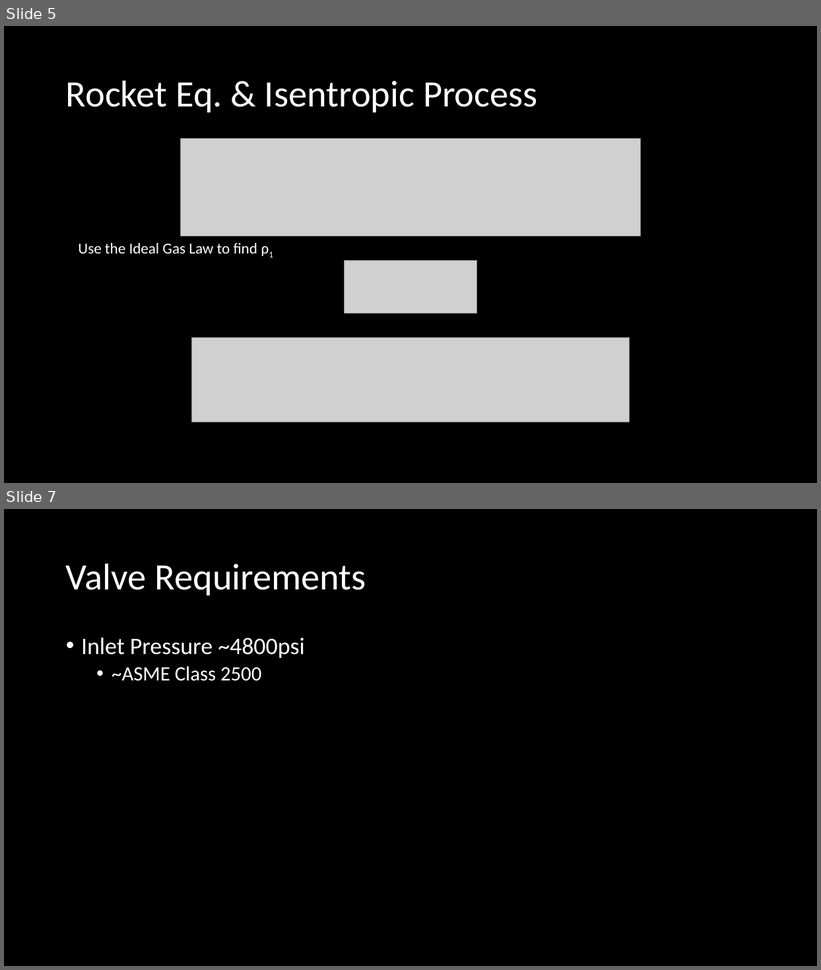
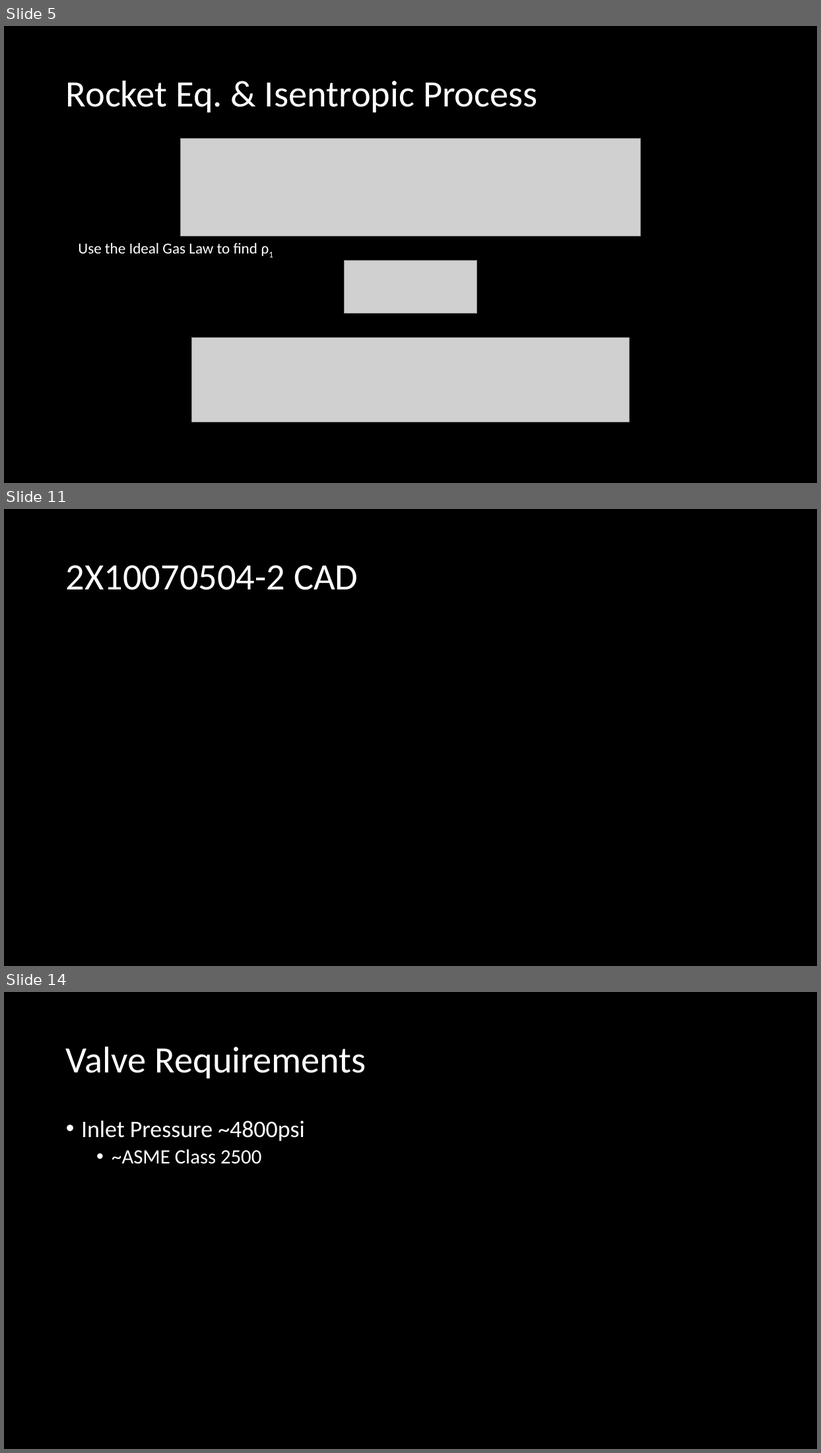
Before and after one commit to Kent1701/Cal_Poly_SLO_Hyperloop_Propulsion_2019_2020, a slide deck: Presentations/CDR_Prop.pptx. Shown one above the other, each under a label of ours: slides 5 and 7 before the commit, slides 5, 11 and 14 after it; the slides between them are not shown. The pictures are 821x970 and 821x1453 pixels, drawn with LibreOffice and Linux fonts; fonts in the diff are those of the drawing; grey boxes stand for pictures. Boxes give left, top, right and bottom in pixels: in the first picture for what was removed or moved away, otherwise in the second. Text is boxed around its words. In the diff, an @@ line names an element or a change of style, - is before the commit and + after.

```diff
--- a/Presentations/CDR_Prop.pptx
+++ b/Presentations/CDR_Prop.pptx
@@ slide 11 added at (x1=4, y1=509, x2=817, y2=966), background #000000 @@
@@ title added at (x1=66, y1=565, x2=358, y2=590), 44 pt, text #FFFFFF @@
+2X10070504-2 CAD
@@ what was slide 7 is now slide 14 @@
```
Also in this commit, not shown: 2 slides changed, 7 other slides added, 1 slide removed, 4 other files.
